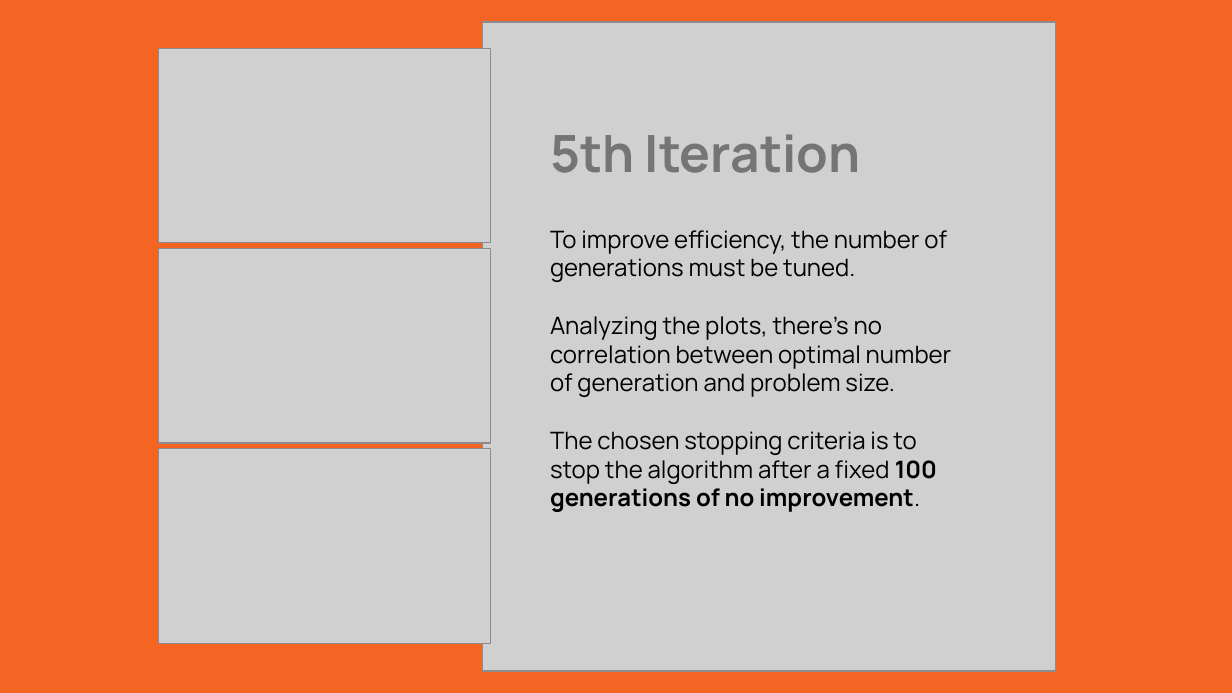
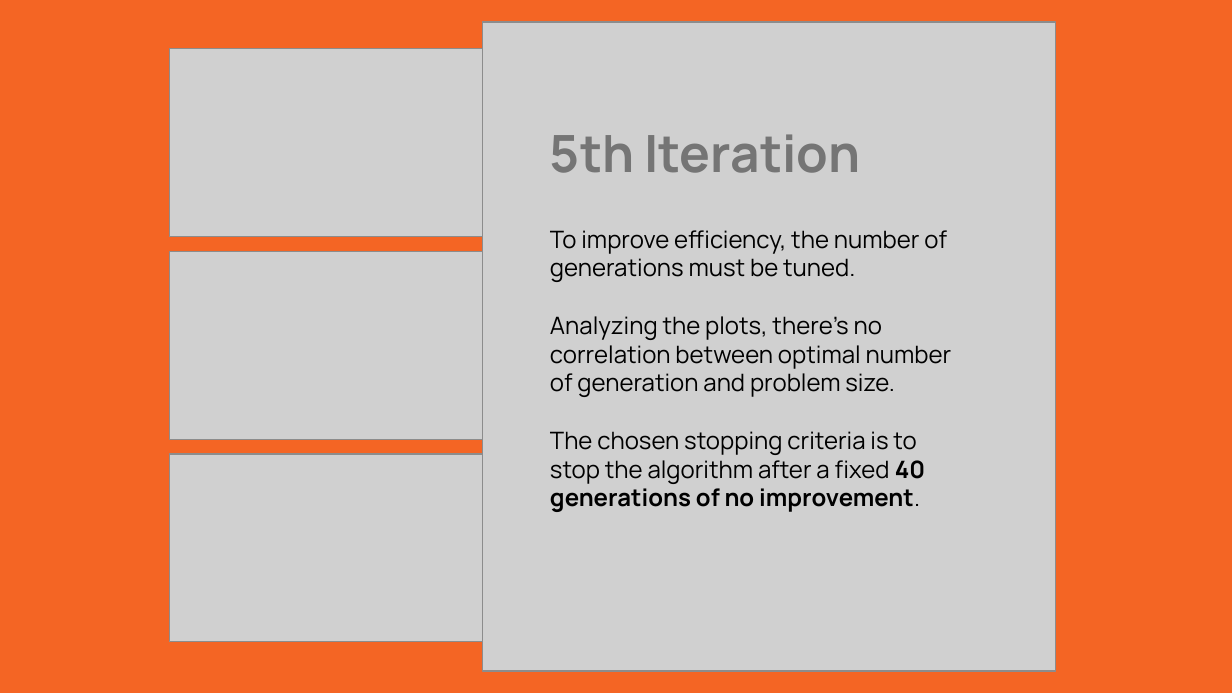
Before and after one commit to MatteoGalletta/university-ai-mwvc, a slide deck: slide 21 of doc/MWVC.pptx. Drawn at 1232x693 pixels with LibreOffice and Linux fonts; fonts in the diff are those of the drawing; grey boxes stand for pictures. Boxes give left, top, right and bottom in pixels: in the first picture for what was removed or moved away, otherwise in the second. Text is boxed around its words. In the diff, an @@ line names an element or a change of style, - is before the commit and + after.

```diff
--- a/doc/MWVC.pptx
+++ b/doc/MWVC.pptx
@@ picture: place and size @@
-picture at [159,48,492,243]
+picture at [169,49,482,238]
@@ picture: place and size @@
-picture at [159,249,492,444]
+picture at [169,251,482,440]
@@ text at [550,431,925,512]: text changed @@
-The chosen stopping criteria is to stop the algorithm after a fixed 100 generations of no improvement.
+The chosen stopping criteria is to stop the algorithm after a fixed 40 generations of no improvement.
@@ picture: place and size @@
-picture at [159,448,492,643]
+picture at [169,455,482,643]
```
Also in this commit, not shown: 3 other slides changed, 2 other files.
